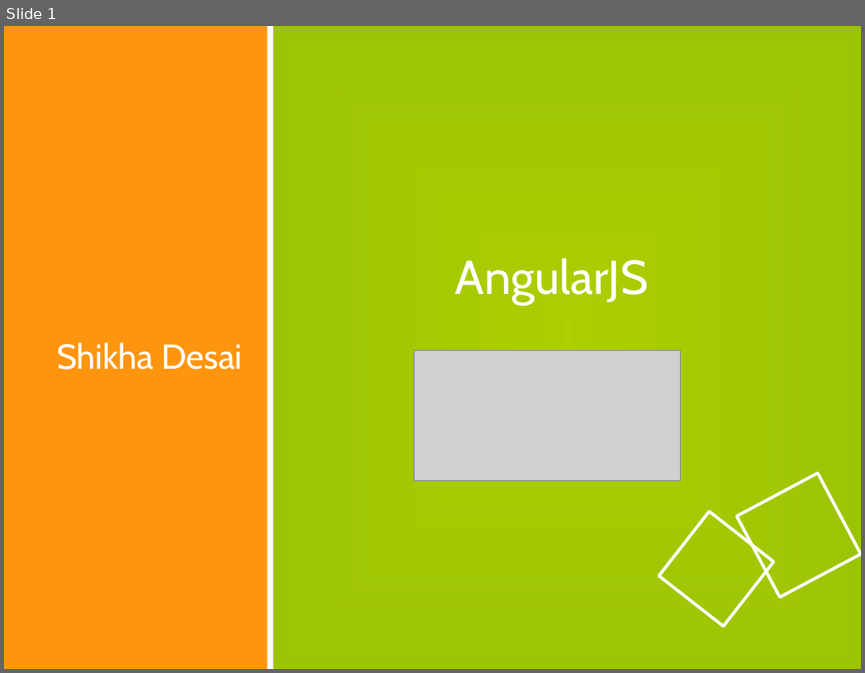
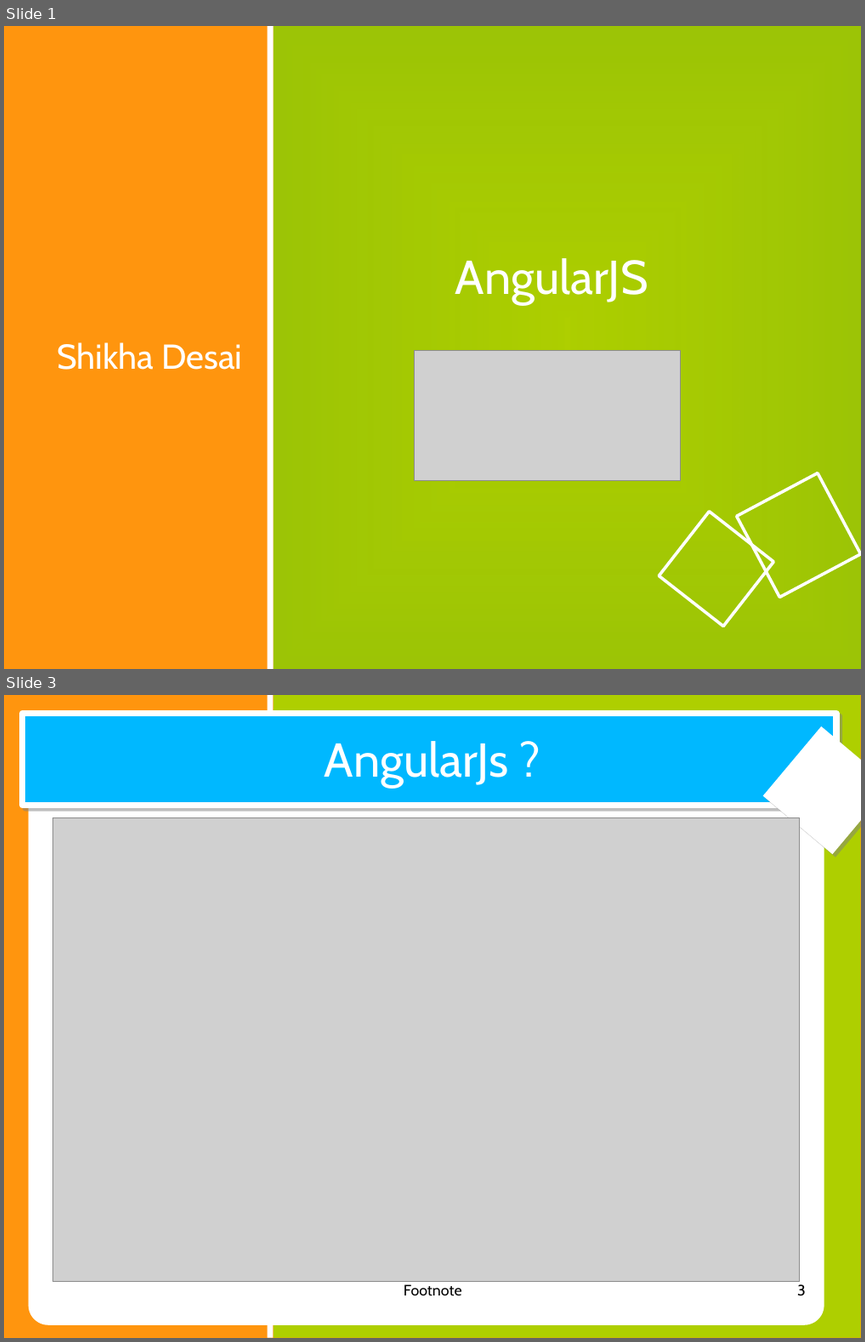
Before and after one commit to shikha-desai/Internship_PreWork, a slide deck: Web Development/AngularJS/AngularJS_Notes.ppt. Shown one above the other, each under a label of ours: slide 1 before the commit, slides 1 and 3 after it; the slides between them are not shown. The pictures are 865x673 and 865x1342 pixels, drawn with LibreOffice and Linux fonts; fonts in the diff are those of the drawing; grey boxes stand for pictures. Boxes give left, top, right and bottom in pixels: in the first picture for what was removed or moved away, otherwise in the second. Text is boxed around its words. In the diff, an @@ line names an element or a change of style, - is before the commit and + after.

Commit message:
Complted angularJS course on codeschool, then route course codeschool

```diff
--- a/Web Development/AngularJS/AngularJS_Notes.ppt
+++ b/Web Development/AngularJS/AngularJS_Notes.ppt
@@ slide 3 added at [4, 695, 861, 1338], background #FF950E @@
@@ rectangle added at [23, 714, 837, 805], fill #00B8FF, outline #FFFFFF 5.67 pt @@
@@ rectangle added at [268, 695, 273, 1338], fill #FFFFFF @@
@@ rectangle added at [273, 695, 861, 1338], fill #AECF00 @@
@@ title added at [324, 741, 509, 788], 44 pt, text #FFFFFF @@
+AngularJs ?
@@ rectangle added at [763, 726, 861, 854], fill #FFFFFF @@
@@ rounded rectangle added at [28, 787, 824, 1325], fill #FFFFFF @@
@@ picture added at [53, 817, 800, 1281] @@
@@ text added at [404, 1284, 462, 1296], 14 pt, text #000000 @@
+Footnote
@@ page number added at [797, 1284, 806, 1296], 14 pt, text #000000 @@
+3
```
Also in this commit, not shown: 2 slides changed, 4 other slides added, 5 other files.
